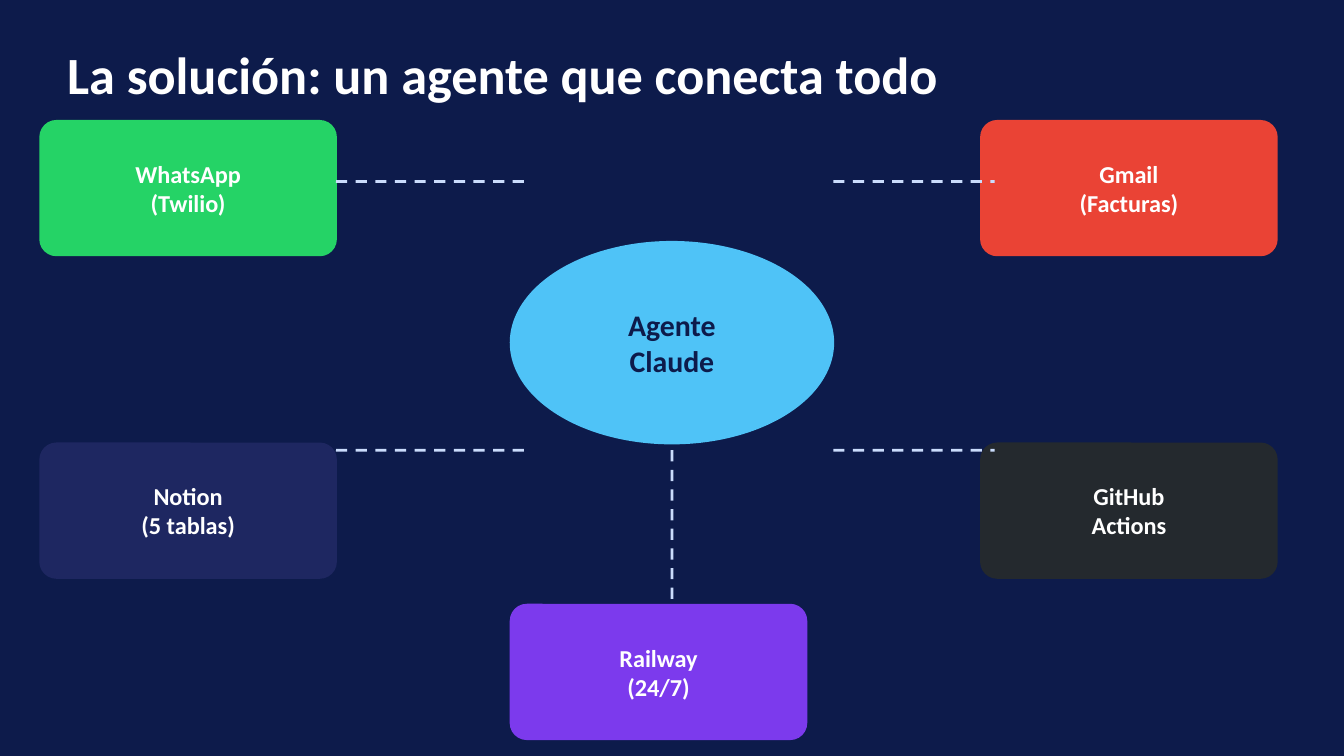
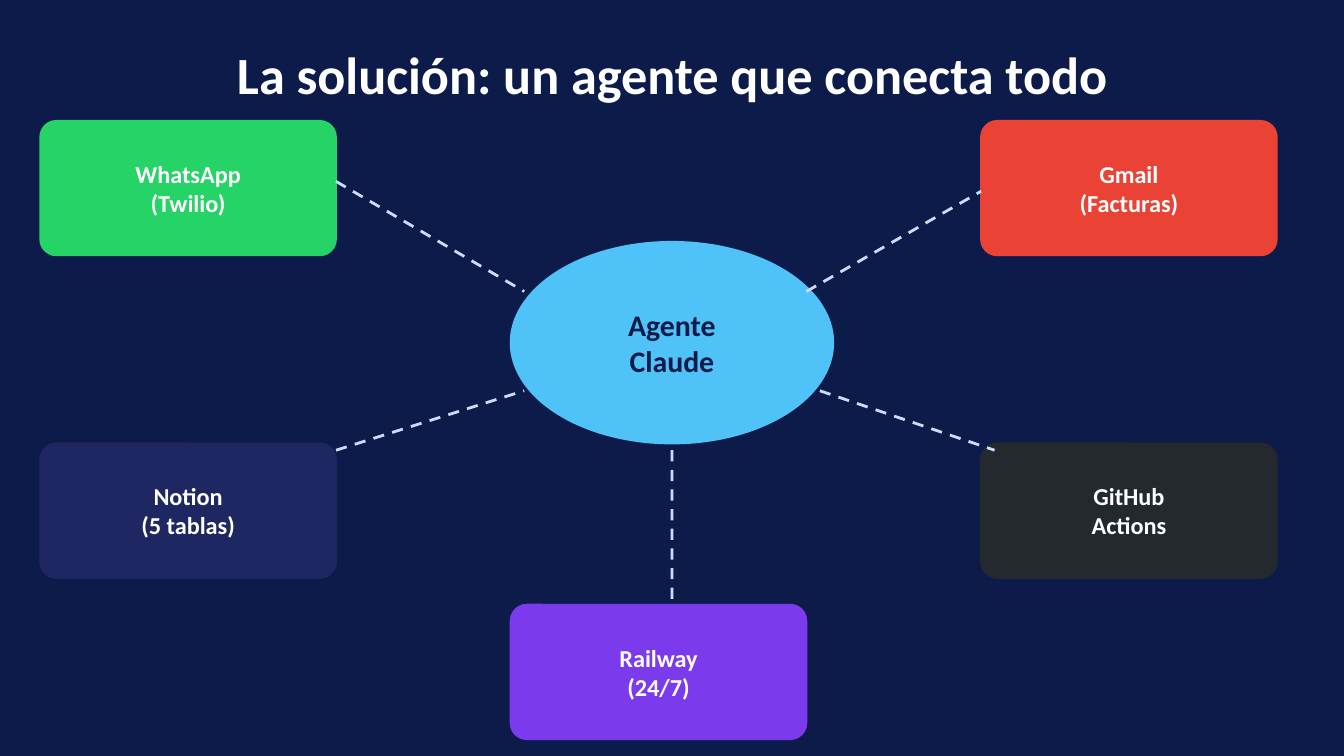
Before and after one commit to nathalia1128/agente-finanzas, a slide deck: slide 3 of docs/agente_financiero_ia.pptx. Drawn at 1344x756 pixels with LibreOffice and Linux fonts; fonts in the diff are those of the drawing. Boxes give left, top, right and bottom in pixels: in the first picture for what was removed or moved away, otherwise in the second. Text is boxed around its words. In the diff, an @@ line names an element or a change of style, - is before the commit and + after.

```diff
--- a/docs/agente_financiero_ia.pptx
+++ b/docs/agente_financiero_ia.pptx
@@ text "La solución: un agente que ..." at <box>237,57,1107,103</box>: alignment left to centre @@
@@ line moved from (336, 181) - (524, 181) to (336, 181) - (524, 292) @@
@@ line moved from (833, 181) - (995, 181) to (806, 292) - (981, 191) @@
@@ line moved from (336, 450) - (524, 450) to (336, 450) - (524, 391) @@
@@ line moved from (833, 450) - (995, 450) to (820, 391) - (995, 450) @@
```
Also in this commit, not shown: 1 other slide changed, 1 slide removed, 2 other files.
